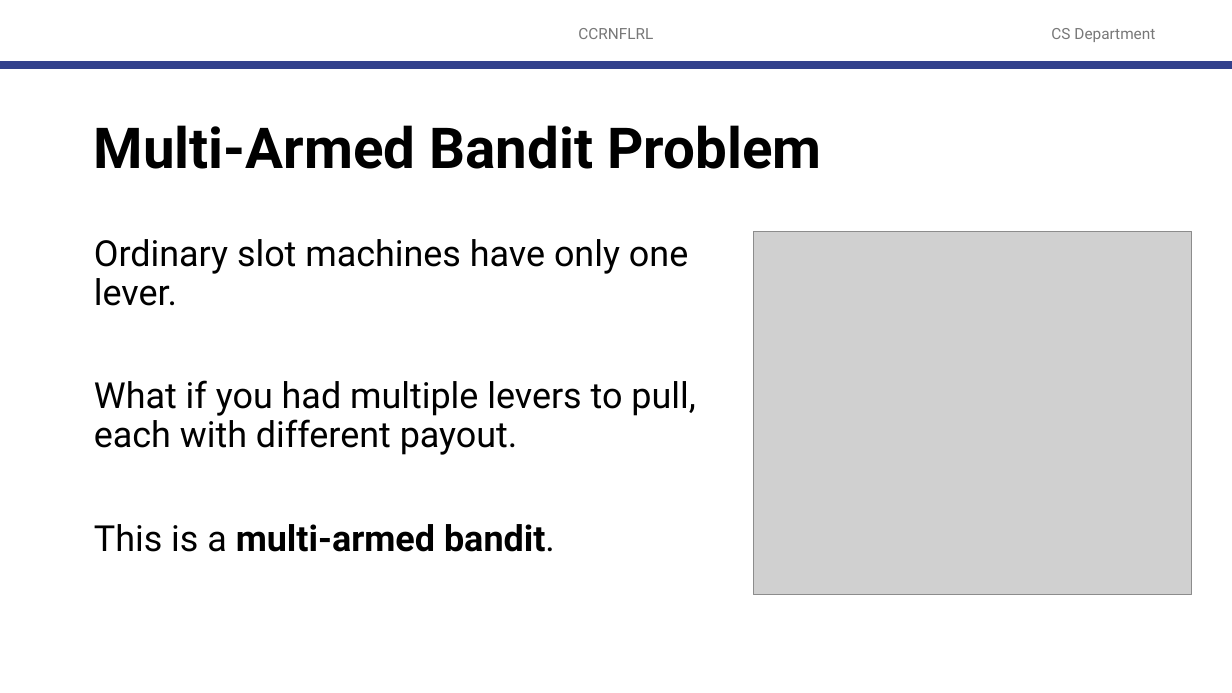
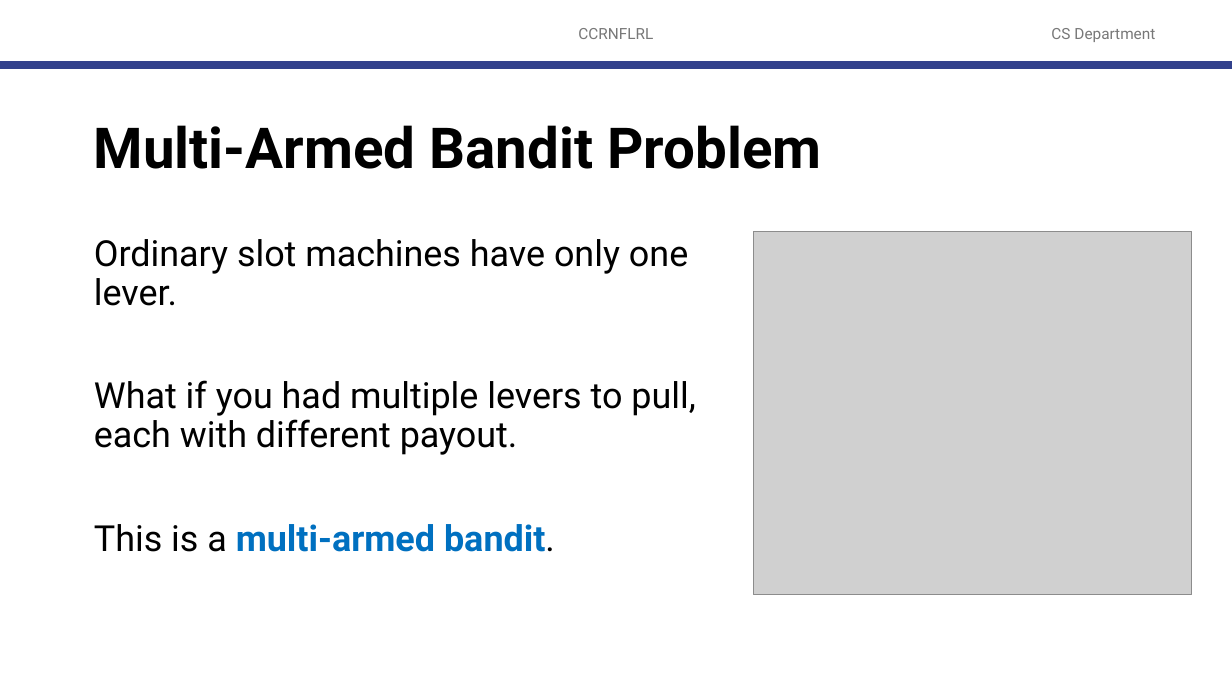
Before and after one commit to robitussin/CCRNFLRL, a slide deck: slide 12 of 9 - Exploration and Exploitation/Exploration and Exploitation.pptx. Drawn at 1232x693 pixels with LibreOffice and Linux fonts; fonts in the diff are those of the drawing; grey boxes stand for pictures; background and template pictures are left out. Boxes give left, top, right and bottom in pixels: in the first picture for what was removed or moved away, otherwise in the second. Text is boxed around its words. In the diff, an @@ line names an element or a change of style, - is before the commit and + after.

```diff
--- a/9 - Exploration and Exploitation/Exploration and Exploitation.pptx
+++ b/9 - Exploration and Exploitation/Exploration and Exploitation.pptx
@@ text at <box>94,524,555,552</box>: text colour #000000 to #0070C0 in "multi-armed bandit." @@
```
Also in this commit, not shown: 31 other slides changed, 46 slides added, 12 slides removed, 1 other file.
